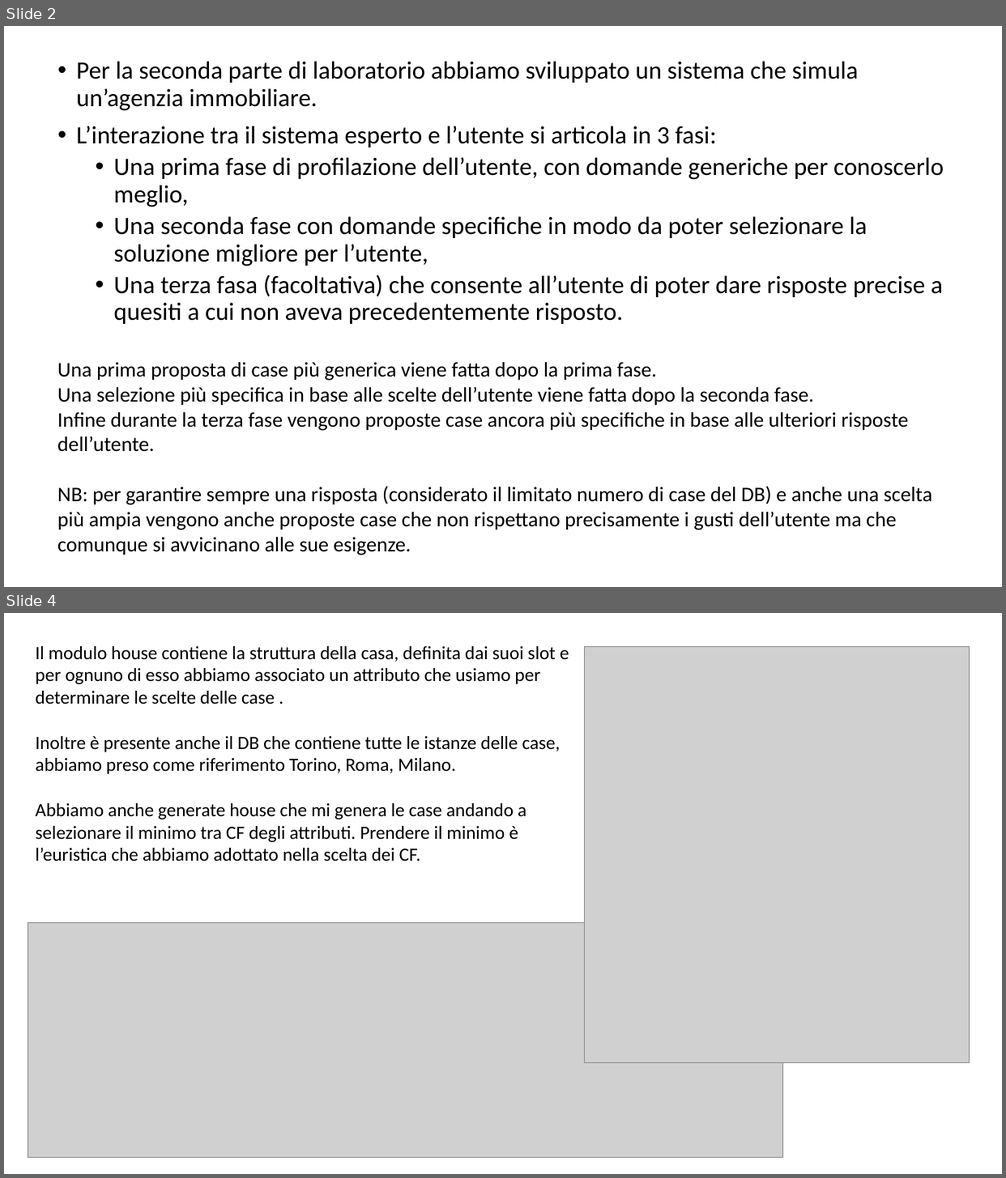
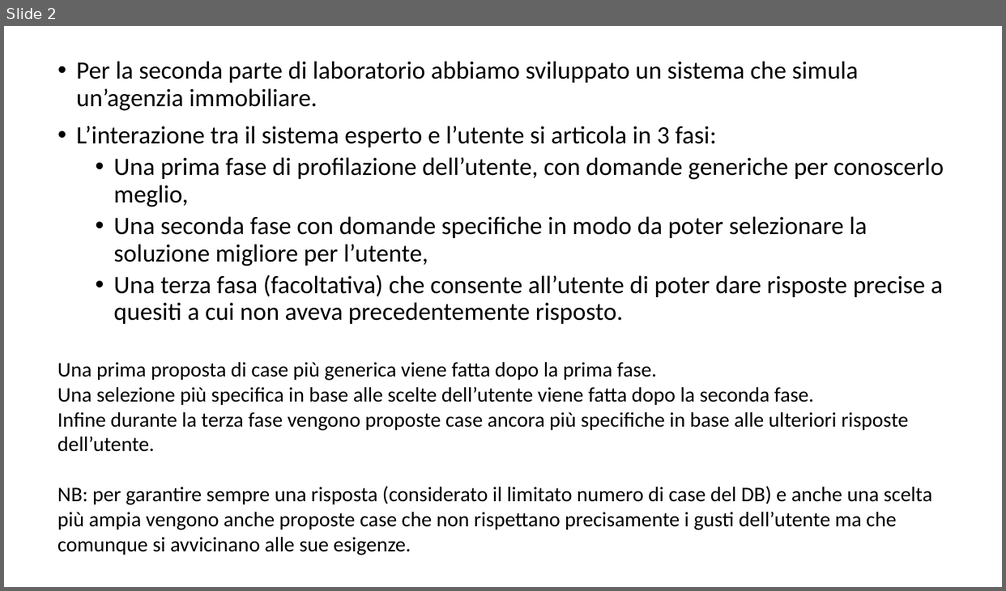
Before and after one commit to giargiapower/prolog-clingo-clips-soar, a slide deck: Presentazioni/Presentazione_Clips.pptx. Shown one above the other, each under a label of ours: slides 2 and 4 before the commit, slide 2 after it; the slides between them are not shown. The pictures are 1006x1178 and 1006x591 pixels, drawn with LibreOffice and Linux fonts; fonts in the diff are those of the drawing; grey boxes stand for pictures. Boxes give left, top, right and bottom in pixels: in the first picture for what was removed or moved away, otherwise in the second. Text is boxed around its words. In the diff, an @@ line names an element or a change of style, - is before the commit and + after.

```diff
--- a/Presentazioni/Presentazione_Clips.pptx
+++ b/Presentazioni/Presentazione_Clips.pptx
@@ slide 4 removed at <box>4,613,1002,1174</box>, background #FFFFFF @@
@@ text removed at <box>36,646,569,861</box> @@
-Il modulo house contiene la struttura della casa, definita dai suoi slot e per ognuno di esso abbiamo associato un attributo che usiamo per determinare le scelte delle case .
-Inoltre è presente anche il DB che contiene tutte le istanze delle case, abbiamo preso come riferimento Torino, Roma, Milano.
-Abbiamo anche generate house che mi genera le case andando a selezionare il minimo tra CF degli attributi. Prendere il minimo è l’euristica che abbiamo adottato nella scelta dei CF.
@@ picture removed at <box>585,647,970,1063</box> @@
@@ picture removed at <box>28,923,783,1157</box> @@
```
Also in this commit, not shown: 9 slides added, 1 other slide removed.
